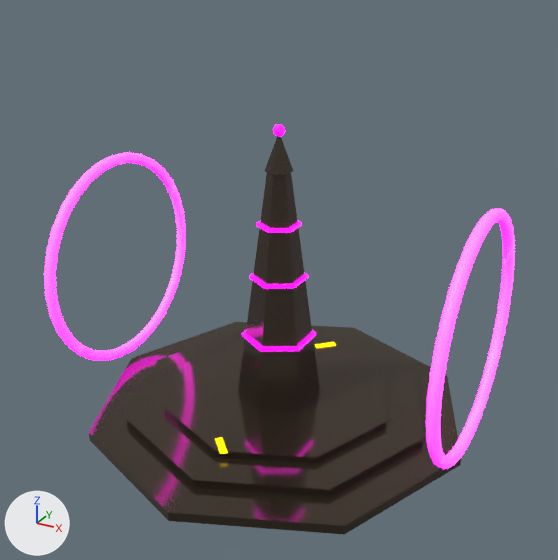
A saved change to the glTF model public/assets/buildings/textured_final/solar/solar_singularity_nexus.glb.
Before and after are seen from a 50 mm lens placed at (5.48, -9.96, 7.43), pointed at (0.13, -0.23, 2.56). Every picture has the same lights, and +X, +Y and +Z are marked at lower left. The picture after the commit comes second. Vertices at exactly the same position are counted once.

Names of what the first picture shows: 'SolarSingularityNexus'.
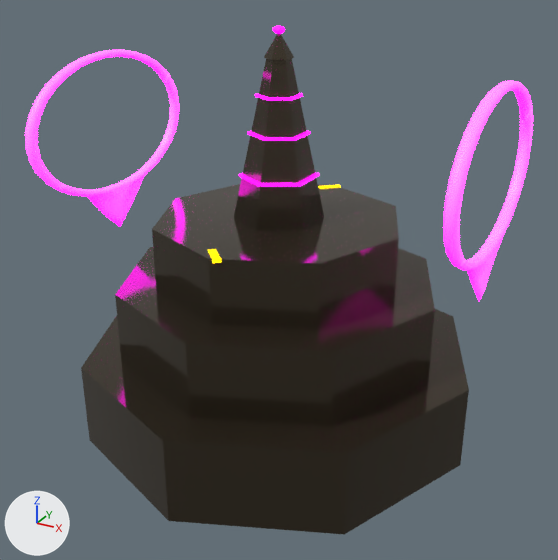
Diff of the bpy script that builds the scene:
```diff
--- a/public/assets/buildings/textured_final/solar/solar_singularity_nexus.glb.py
+++ b/public/assets/buildings/textured_final/solar/solar_singularity_nexus.glb.py
@@ me_zylinder @@
 # used by ob_solarsingularitynexus; location = (0.0, 0.0, 0.0)
-me_zylinder.from_pydata(...)  # 903 vertices, 1718 faces; spans x -3.29..3.29, y -3.2..3.2, z 0.0..4.95
+me_zylinder.from_pydata(...)  # 903 vertices, 1718 faces; spans x -3.29..3.29, y -3.2..3.2, z 0.0..6.34
+# me_zylinder part 1: the loose piece of 16 vertices spanning x -2.58..2.58, y -2.58..2.58, z 0.15..0.28 is scaled about the mesh origin by (1, 1, 9)
+# me_zylinder part 2: the loose piece of 16 vertices spanning x -1.96..1.96, y -1.96..1.96, z 0.28..0.39 is scaled about the mesh origin by (1, 1, 9)
+# me_zylinder part 3: the loose piece of 12 vertices spanning x -0.61..0.61, y -0.7..0.7, z 0.39..4.24 is scaled about its middle by (1, 1, 0.62), then moved by (0.0, 0.0, 2.39)
+# me_zylinder part 4: the loose piece of 7 vertices spanning x -0.19..0.19, y -0.22..0.22, z 4.24..4.84 is scaled about its middle by (1, 1, 0.62), then moved by (0.0, 0.0, 1.54)
+# me_zylinder part 5: the loose piece of 8 vertices spanning x -0.17..0.17, y 1.65..1.99, z 0.39..0.41 is scaled about its middle by (1, 1, 1.82), then moved by (0.0, 0.0, 3.1)
+# me_zylinder part 6: the loose piece of 8 vertices spanning x -0.17..0.17, y -1.99..-1.65, z 0.39..0.41 is scaled about its middle by (1, 1, 1.82), then moved by (0.0, 0.0, 3.1)
+# me_zylinder part 7: the loose piece of 52 vertices spanning x -0.09..0.09, y -0.09..0.09, z 4.77..4.95 is scaled about its middle by (1, 1, 0.62), then moved by (0.0, 0.0, 1.42)
+# me_zylinder part 8: the loose piece of 12 vertices spanning x -0.53..0.53, y -0.61..0.61, z 1.44..1.49 is moved by (0.0, 0.0, 2.71)
+# me_zylinder part 9: the loose piece of 12 vertices spanning x -0.41..0.41, y -0.47..0.47, z 2.48..2.53 is scaled about its middle by (1, 1, 0.62), then moved by (0.0, 0.0, 2.32)
+# me_zylinder part 10: the loose piece of 12 vertices spanning x -0.3..0.3, y -0.35..0.35, z 3.37..3.42 is moved by (0.0, 0.0, 1.98)
+# me_zylinder part 11: 648 of 903 vertices moved; they spanned x -3.29..3.29, y -3.2..3.2, z 0.15..4.09 and now span x -3.29..3.29, y -3.2..3.2, z 1.35..5.8; mean shift (0.0, 0.0, 2.41); largest move (-3.11, 0.36, 0.41) -> (-3.11, 0.36, 3.52)
+# other edits to the shape of me_zylinder do not show in these pictures
 me_zylinder.materials.append(mat_sa)
```

Changed parts and their boxes [x1, y1, x2, y2] in the pictures (558 x 560 px; the box of a moved part takes in the faces that stretch with it):
'SolarSingularityNexus', reshaped (8% wider, 24% taller)
    before: [44, 124, 515, 534]
    after: [25, 25, 533, 534]
part 1 of me_zylinder, moved or reshaped
    before: [127, 329, 423, 497]
    after: [115, 247, 435, 426]
part 2 of me_zylinder, moved or reshaped
    before: [164, 341, 387, 464]
    after: [152, 184, 399, 330]
part 3 of me_zylinder, moved or reshaped
    before: [238, 173, 320, 410]
    after: [234, 59, 324, 231]
part 4 of me_zylinder, moved or reshaped
    before: [265, 136, 293, 175]
    after: [264, 34, 294, 60]
part 5 of me_zylinder, moved or reshaped
    before: [315, 342, 336, 348]
    after: [318, 184, 341, 189]
part 6 of me_zylinder, moved or reshaped
    before: [215, 437, 227, 454]
    after: [208, 249, 221, 263]
part 7 of me_zylinder, moved or reshaped
    before: [273, 124, 285, 136]
    after: [273, 25, 285, 34]
part 8 of me_zylinder, moved or reshaped
    before: [242, 330, 316, 351]
    after: [239, 172, 319, 186]
part 9 of me_zylinder, moved or reshaped
    before: [250, 273, 308, 289]
    after: [247, 130, 311, 140]
part 10 of me_zylinder, moved or reshaped
    before: [256, 220, 301, 233]
    after: [255, 93, 303, 100]
part 11 of me_zylinder, moved or reshaped
    before: [44, 152, 515, 534]
    after: [25, 49, 533, 534]
